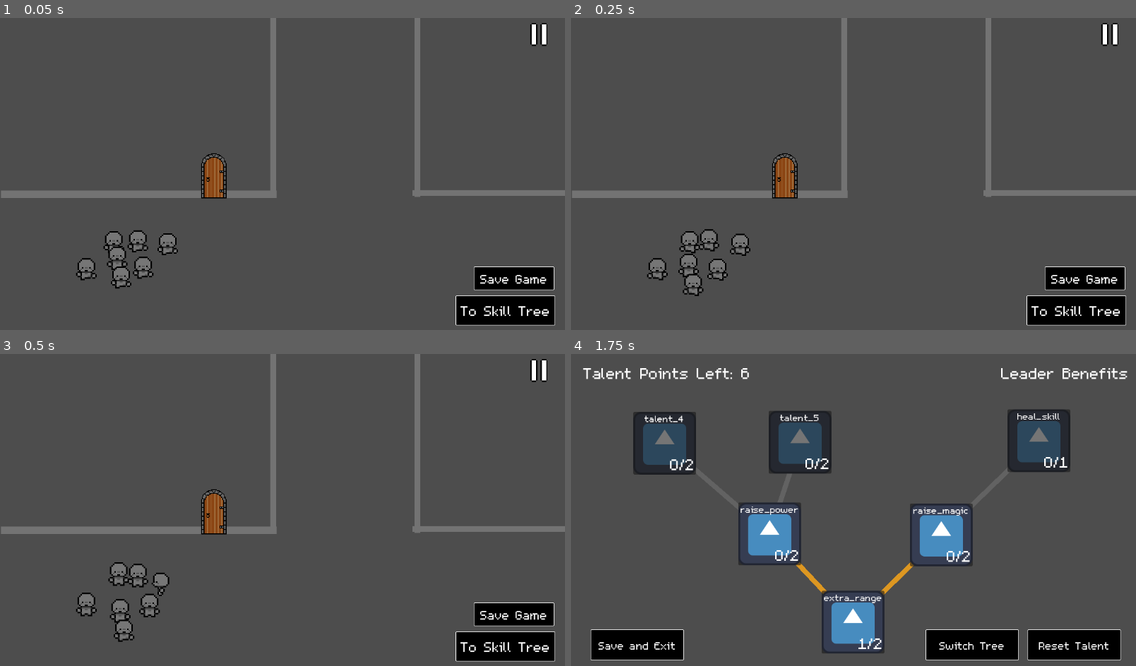
Above: before the commit, frames 1-4 (two rows, left to right).
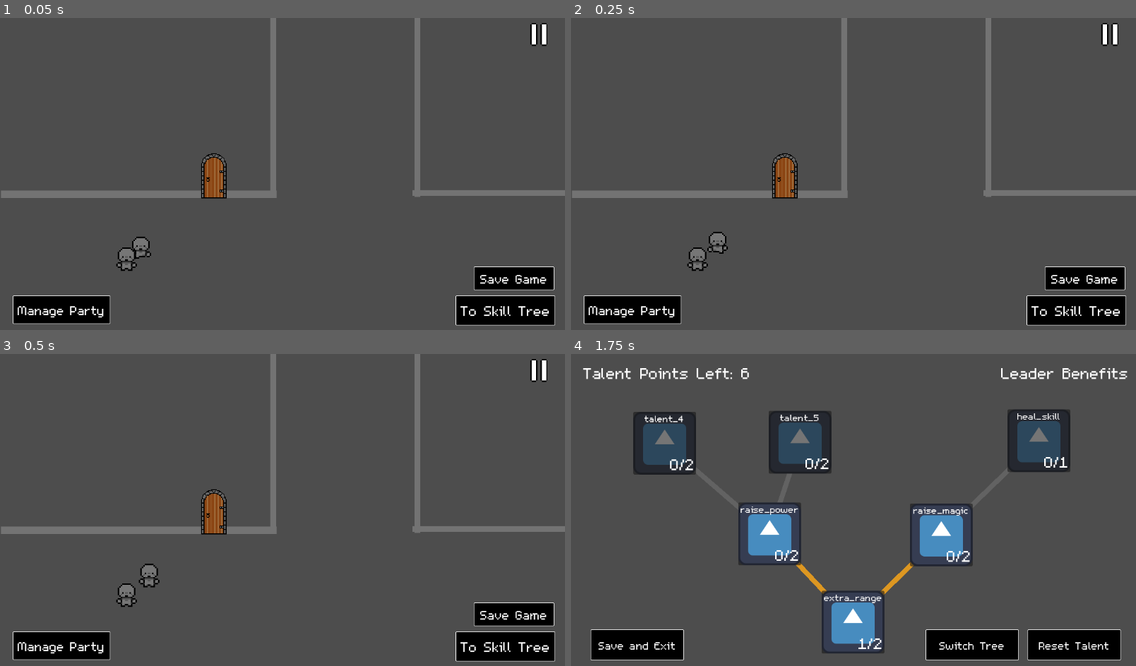
Above: after the commit, the same moments.

Repository: DubiousDuck/Manny-Takes-on-Upper-Management
Game: Godot game, scene res://overworld/sample_overworld.tscn
The game is run twice, just before and just after one commit, with the same random seed, the same clock (stepped at 60 frames per second) and the same inputs. The engine's default icon, where the game draws it, is replaced by a stand-in: a white triangle on a blue panel in a dark square.
Inputs:
- Up to frame 1 (0.05 s): no input
- Up to frame 2 (0.25 s): no input
- Up to frame 3 (0.5 s): no input
- Up to frame 4 (1.75 s): click "To Skill Tree" at 0.5 s; click "0/2" at 1.25 s

The runs differ from the first frame. In frame 1, 2.8% of the frame differs, in the area x 2-32%, y 68-99%; in frame 2, 2.9%; in frame 3, 3.0%, in the area x 2-30%, y 66-99%; in frame 4, nothing differs.

Commit message:
party management system

Diff:
--- a/Global/event_bus.gd
+++ b/Global/event_bus.gd
@@ -26,6 +26,10 @@
 signal disable_all_nodes()
 signal reset_talent_levels()
 
+#Party management
+signal dragging_start()
+signal dragging_stop()
+
 #UI
 signal ui_element_started
 signal ui_element_ended
--- a/Global/global.gd
+++ b/Global/global.gd
@@ -56,6 +56,14 @@
 		talent_type.COMPANY:
 			_company_talent.merge(target, true)
 
+## Current Party related
+
+## Determines the maximum amount of party members
+var max_party_num: int = 3
+
+var current_party: Array[UnitData] = []
+var reserves: Array[UnitData] = []
+
 ## Player input signals
 
 func _input(event):
@@ -86,9 +94,16 @@
 
 	#load data
 	load_player_data(DEBUG_INT)
-	#read and copy talents
-	copy_talent_dict_from(talent_type.PROTAG, player_data.protag_talents)
-	copy_talent_dict_from(talent_type.COMPANY, player_data.company_talents)
+
+	# TODO REMOVE ME after party management system done
+	if current_party.size() <= 0:
+		var protag = preload("res://unit/params/protagonist.tres")
+		var fighter = preload("res://unit/params/fighter.tres")
+		current_party.append_array([protag, fighter])
+	if reserves.size() <= 0:
+		var mage = preload("res://unit/params/mage.tres")
+		var ranger = preload("res://unit/params/ranger.tres")
+		reserves.append_array([mage, ranger])
 
 func verify_directory(path : String):
 	DirAccess.make_dir_absolute(path)
@@ -121,11 +136,27 @@
 	if !data:
 		return
 	player_data = data.duplicate(true)
+
+	#read and copy talents
+	copy_talent_dict_from(talent_type.PROTAG, player_data.protag_talents)
+	copy_talent_dict_from(talent_type.COMPANY, player_data.company_talents)
+
+	#copy current_party
+	max_party_num = player_data.max_party_num
+	current_party = player_data.current_party
+	reserves = player_data.reserves
+
 	print("- Loaded player data")
 
 func save_player_data(save : int):
 	#save talents
 	player_data.protag_talents = _protag_talent.duplicate(true)
 	player_data.company_talents = _company_talent.duplicate(true)
+
+	#save current party
+	player_data.max_party_num = max_party_num
+	player_data.current_party = current_party
+	player_data.reserves = reserves
+
 	ResourceSaver.save(player_data, save_path + player_save_file + str(save) + save_extension)
 	print("- Saved player data")
--- a/global/player_data.gd
+++ b/global/player_data.gd
@@ -7,3 +7,8 @@
 ## Activated talents
 @export var protag_talents: Dictionary = {}
 @export var company_talents: Dictionary = {}
+
+## Current party
+@export var max_party_num: int = 3
+@export var current_party: Array[UnitData] = []
+@export var reserves: Array[UnitData] = []
--- a/other_components/cell_highlights.gd
+++ b/other_map_components/cell_highlights.gd
@@ -7,7 +7,7 @@
 const MOVE_RANGE_HIGHLIGHT : Color = Color(0, 0, 1, 0.5)
 const ENEMY_RANGE_HIGHLIGHT: Color = Color(1, 0, 0, 0.3)
 
-@onready var highlight_tile = preload("res://other_components/highight_tile.tscn")
+@onready var highlight_tile = preload("res://other_map_components/highight_tile.tscn")
 var all_current_highlights : Dictionary = {}
 
 func _ready():
--- a/other_components/highight_tile.tscn
+++ b/other_map_components/highight_tile.tscn
@@ -1,6 +1,6 @@
 [gd_scene load_steps=2 format=3 uid="uid://co8sjf0b3c6n8"]
 
-[ext_resource type="Texture2D" uid="uid://b6atey8s6y4na" path="res://other_components/hex_grid_white.png" id="1_f1was"]
+[ext_resource type="Texture2D" uid="uid://b6atey8s6y4na" path="res://other_map_components/hex_grid_white.png" id="1_f1was"]
 
 [node name="HighightTile" type="Sprite2D"]
 texture = ExtResource("1_f1was")
--- a/overworld/overworld.gd
+++ b/overworld/overworld.gd
@@ -2,8 +2,6 @@
 
 ## General class for any overworld
 class_name Overworld
-
-@export var follower_count: int = 10
 
 var follower_spawn_radius: float = 110
 
@@ -25,12 +23,16 @@
 	#make the game remember this is the last overworld loaded
 	Global.set_last_overworld(get_tree().current_scene.scene_file_path)
 
-	spawn_followers(follower_count)
+	spawn_followers(Global.current_party.size()-1)
 
 func _on_to_talent_page_pressed():
-	var talent_scene = preload("res://skill_tree/skill_tree.tscn")
+	var talent_scene = preload("res://overworld/skill_tree/skill_tree.tscn")
 	get_tree().change_scene_to_packed(talent_scene)
 
 func _on_save_pressed():
 	# TODO: change DEBUG_INT
 	Global.save_player_data(Global.DEBUG_INT)
+
+func _on_party_manage_pressed():
+	var party_manage = preload("res://overworld/party_comp/party_comp.tscn")
+	get_tree().change_scene_to_packed(party_manage)
--- /dev/null
+++ b/overworld/party_comp/draggable_member.gd
@@ -0,0 +1,32 @@
+extends Node2D
+
+class_name DraggableMember
+
+@export var unit_data: UnitData
+
+var is_draggable := false
+var is_dragging := false
+
+func _ready():
+	$Label.text = unit_data.unit_class
+
+func _process(delta):
+	#if unit is protanoist, can't be dragged out of current party
+	if unit_data.unit_class == "Protagonist":
+		return
+	if is_draggable:
+		if Input.is_action_just_pressed("LMB"):
+			EventBus.emit_signal("dragging_start")
+			is_dragging = true
+		if Input.is_action_pressed("LMB") and is_dragging:
+			global_position = get_global_mouse_position()
+		elif Input.is_action_just_released("LMB"):
+			is_dragging = false
+			EventBus.emit_signal("dragging_stop")
+
+func _on_area_2d_mouse_entered():
+	is_draggable = true
+
+func _on_area_2d_mouse_exited():
+	if !is_dragging:
+		is_draggable = false
--- /dev/null
+++ b/overworld/party_comp/draggable_member.tscn
@@ -0,0 +1,32 @@
+[gd_scene load_steps=4 format=3 uid="uid://bnyfkyjkxwm7h"]
+
+[ext_resource type="Script" path="res://overworld/party_comp/draggable_member.gd" id="1_e0v4q"]
+[ext_resource type="Texture2D" uid="uid://61aw7q134xxa" path="res://assets/unit_sprites/front_idle.png" id="1_o2cwy"]
+
+[sub_resource type="CapsuleShape2D" id="CapsuleShape2D_n2vlf"]
+radius = 38.0
+height = 110.0
+
+[node name="DraggableMember" type="Node2D"]
+script = ExtResource("1_e0v4q")
+
+[node name="Sprite2D" type="Sprite2D" parent="."]
+scale = Vector2(5.5625, 5.5625)
+texture = ExtResource("1_o2cwy")
+hframes = 4
+
+[node name="Area2D" type="Area2D" parent="."]
+
+[node name="CollisionShape2D" type="CollisionShape2D" parent="Area2D"]
+position = Vector2(0, 5)
+shape = SubResource("CapsuleShape2D_n2vlf")
+
+[node name="Label" type="Label" parent="."]
+offset_left = -39.0
+offset_top = -46.0
+offset_right = 39.0
+offset_bottom = -23.0
+horizontal_alignment = 1
+
+[connection signal="mouse_entered" from="Area2D" to="." method="_on_area_2d_mouse_entered"]
+[connection signal="mouse_exited" from="Area2D" to="." method="_on_area_2d_mouse_exited"]
--- /dev/null
+++ b/overworld/party_comp/droppable.gd
@@ -0,0 +1,54 @@
+extends Area2D
+
+class_name Droppable
+
+## constant pixel gap between members
+const GAP: int = 400
+
+@export var is_current_member: bool = false
+
+@onready var anchor = $Marker2D
+var members: Array[DraggableMember] = []
+
+func _ready():
+	EventBus.connect("dragging_start", _on_drag_start)
+	EventBus.connect("dragging_stop", _on_drag_stop)
+
+func init(array: Array[DraggableMember]):
+	members.append_array(array)
+	snap_to_queue()
+
+func snap_to_queue():
+	if members.size() <= 0:
+		return
+
+	var displacement = GAP/members.size()
+	for i in range(members.size()):
+		var offset = Vector2(displacement/2 + displacement*i-GAP/2, 0)
+		members[i].global_position = anchor.global_position + offset
+
+func _on_drag_start():
+	$ColorRect.show()
+
+func _on_drag_stop():
+	$ColorRect.hide()
+	snap_to_queue()
+
+func _on_area_entered(area):
+	if area.get_parent() is DraggableMember and !members.has(area.get_parent()):
+		if is_current_member and members.size() >= Global.max_party_num:
+			return
+		members.append(area.get_parent())
+		#print(members)
+
+#FIXME: resolve bug that might arise when a member is in both areas
+func _on_area_exited(area):
+	if area.get_parent() is DraggableMember and members.has(area.get_parent()):
+		members.erase(area.get_parent())
+		#print(members)
+
+func get_members_unit_data() -> Array[UnitData]:
+	var output: Array[UnitData] = []
+	for member in members:
+		output.append(member.unit_data)
+	return output
--- /dev/null
+++ b/overworld/party_comp/max_num.gd
@@ -0,0 +1,4 @@
+extends Label
+
+func _ready():
+	text = "Max Members: " + str(Global.max_party_num)
--- /dev/null
+++ b/overworld/party_comp/party_comp.gd
@@ -0,0 +1,37 @@
+extends Node2D
+
+class_name PartyComp
+
+const MEMBER = preload("res://overworld/party_comp/draggable_member.tscn")
+
+@onready var member_folder = $MemberFolder
+
+func _ready():
+	var reserves: Array[DraggableMember] = []
+	for unit_data in Global.reserves:
+		var a = MEMBER.instantiate()
+		a.unit_data = unit_data
+		reserves.append(a)
+		member_folder.add_child(a)
+
+	var party: Array[DraggableMember] = []
+	for unit_data in Global.current_party:
+		var	a = MEMBER.instantiate()
+		a.unit_data = unit_data
+		party.append(a)
+		member_folder.add_child(a)
+
+	$Reserves.init(reserves)
+	$CurrParty.init(party)
+
+func _process(delta):
+	#default all members that are not in CurrParty to reserves
+	for member in $MemberFolder.get_children():
+		if !$CurrParty.members.has(member) and !$Reserves.members.has(member):
+			member.global_position = $Reserves.anchor.global_position
+
+func _on_button_pressed():
+	Global.current_party = $CurrParty.get_members_unit_data()
+	Global.reserves = $Reserves.get_members_unit_data()
+	if Global.get_last_overworld() != "":
+		get_tree().change_scene_to_file(Global.get_last_overworld())
--- /dev/null
+++ b/overworld/party_comp/party_comp.tscn
@@ -0,0 +1,115 @@
+[gd_scene load_steps=5 format=3 uid="uid://bwbm8ftgxtwma"]
+
+[ext_resource type="Script" path="res://overworld/party_comp/party_comp.gd" id="1_2gams"]
+[ext_resource type="Script" path="res://overworld/party_comp/droppable.gd" id="2_dynxh"]
+[ext_resource type="Script" path="res://overworld/party_comp/max_num.gd" id="3_o86wr"]
+
+[sub_resource type="RectangleShape2D" id="RectangleShape2D_85k4d"]
+size = Vector2(1143, 249)
+
+[node name="PartyComp" type="Node2D"]
+script = ExtResource("1_2gams")
+
+[node name="CanvasLayer" type="CanvasLayer" parent="."]
+
+[node name="Label" type="Label" parent="CanvasLayer"]
+anchors_preset = 5
+anchor_left = 0.5
+anchor_right = 0.5
+offset_left = -160.5
+offset_right = 160.5
+offset_bottom = 51.0
+grow_horizontal = 2
+theme_override_font_sizes/font_size = 50
+text = "Party Management"
+
+[node name="Button" type="Button" parent="CanvasLayer"]
+anchors_preset = 2
+anchor_top = 1.0
+anchor_bottom = 1.0
+offset_left = 16.0
+offset_top = -90.0
+offset_right = 247.0
+offset_bottom = -16.0
+grow_vertical = 0
+theme_override_font_sizes/font_size = 45
+text = "Save and Exit"
+
+[node name="Camera2D" type="Camera2D" parent="."]
+position = Vector2(571, 326)
+
+[node name="CurrParty" type="Area2D" parent="."]
+position = Vector2(0, 3)
+script = ExtResource("2_dynxh")
+is_current_member = true
+metadata/_edit_group_ = true
+
+[node name="ColorRect" type="ColorRect" parent="CurrParty"]
+visible = false
+offset_left = 6.0
+offset_top = 49.0
+offset_right = 1146.0
+offset_bottom = 297.0
+color = Color(0, 0, 0, 0.5)
+
+[node name="CollisionShape2D" type="CollisionShape2D" parent="CurrParty"]
+position = Vector2(576.5, 172.5)
+shape = SubResource("RectangleShape2D_85k4d")
+
+[node name="Marker2D" type="Marker2D" parent="CurrParty"]
+position = Vector2(578, 175)
+
+[node name="Label" type="Label" parent="CurrParty"]
+offset_left = 18.0
+offset_top = 55.0
+offset_right = 262.0
+offset_bottom = 114.0
+theme_override_font_sizes/font_size = 50
+text = "Party Members"
+
+[node name="MaxNum" type="Label" parent="CurrParty"]
+offset_left = 897.0
+offset_top = 234.0
+offset_right = 1141.0
+offset_bottom = 293.0
+theme_override_font_sizes/font_size = 40
+text = "Max Members:"
+horizontal_alignment = 2
+vertical_alignment = 2
+script = ExtResource("3_o86wr")
+
+[node name="Reserves" type="Area2D" parent="."]
+position = Vector2(1, 335)
+script = ExtResource("2_dynxh")
+metadata/_edit_group_ = true
+
+[node name="ColorRect" type="ColorRect" parent="Reserves"]
+visible = false
+offset_left = 6.0
+offset_top = 28.0
+offset_right = 1146.0
+offset_bottom = 276.0
+color = Color(0.087, 0.087, 0.087, 0.45)
+
+[node name="CollisionShape2D" type="CollisionShape2D" parent="Reserves"]
+position = Vector2(576.5, 150.5)
+shape = SubResource("RectangleShape2D_85k4d")
+
+[node name="Marker2D" type="Marker2D" parent="Reserves"]
+position = Vector2(574, 177)
+
+[node name="Label" type="Label" parent="Reserves"]
+offset_left = 17.0
+offset_top = 35.0
+offset_right = 261.0
+offset_bottom = 94.0
+theme_override_font_sizes/font_size = 50
+text = "Reserves"
+
+[node name="MemberFolder" type="Node2D" parent="."]
+
+[connection signal="pressed" from="CanvasLayer/Button" to="." method="_on_button_pressed"]
+[connection signal="area_entered" from="CurrParty" to="CurrParty" method="_on_area_entered"]
+[connection signal="area_exited" from="CurrParty" to="CurrParty" method="_on_area_exited"]
+[connection signal="area_entered" from="Reserves" to="Reserves" method="_on_area_entered"]
+[connection signal="area_exited" from="Reserves" to="Reserves" method="_on_area_exited"]
--- a/overworld/sample_overworld.tscn
+++ b/overworld/sample_overworld.tscn
@@ -21,7 +21,6 @@
 [node name="SampleOverworld" type="Node2D"]
 y_sort_enabled = true
 script = ExtResource("1_o2m1g")
-follower_count = 6
 
 [node name="CanvasLayer" type="CanvasLayer" parent="."]
 
@@ -40,6 +39,18 @@
 offset_bottom = 556.0
 theme_override_font_sizes/font_size = 40
 text = "Save Game"
+
+[node name="PartyManage" type="Button" parent="CanvasLayer"]
+anchors_preset = 2
+anchor_top = 1.0
+anchor_bottom = 1.0
+offset_left = 25.0
+offset_top = -83.0
+offset_right = 226.0
+offset_bottom = -23.0
+grow_vertical = 0
+theme_override_font_sizes/font_size = 40
+text = "Manage Party"
 
 [node name="PauseCanvasLayer" parent="." instance=ExtResource("2_ss2h4")]
 
@@ -140,5 +151,6 @@
 
 [connection signal="pressed" from="CanvasLayer/ToTalentPage" to="." method="_on_to_talent_page_pressed"]
 [connection signal="pressed" from="CanvasLayer/Save" to="." method="_on_save_pressed"]
+[connection signal="pressed" from="CanvasLayer/PartyManage" to="." method="_on_party_manage_pressed"]
 [connection signal="body_entered" from="Door" to="Door" method="_on_body_entered"]
 [connection signal="body_exited" from="Door" to="Door" method="_on_body_exited"]
--- a/skill_tree/skill_tree.tscn
+++ b/overworld/skill_tree/skill_tree.tscn
@@ -1,7 +1,7 @@
 [gd_scene load_steps=3 format=3 uid="uid://brud1l1y65nmt"]
 
-[ext_resource type="Script" path="res://skill_tree/skill_tree.gd" id="1_ciwct"]
-[ext_resource type="PackedScene" uid="uid://b65vkeagk8n6r" path="res://skill_tree/talents/talent_node.tscn" id="2_sbq3o"]
+[ext_resource type="Script" path="res://overworld/skill_tree/skill_tree.gd" id="1_ciwct"]
+[ext_resource type="PackedScene" uid="uid://b65vkeagk8n6r" path="res://overworld/skill_tree/talents/talent_node.tscn" id="2_sbq3o"]
 
 [node name="SkillTree" type="Control" node_paths=PackedStringArray("top_nodes")]
 layout_mode = 3
--- a/skill_tree/talents/talent_node.tscn
+++ b/overworld/skill_tree/talents/talent_node.tscn
@@ -1,6 +1,6 @@
 [gd_scene load_steps=3 format=3 uid="uid://b65vkeagk8n6r"]
 
-[ext_resource type="Script" path="res://skill_tree/talents/talent_node.gd" id="1_xpt0h"]
+[ext_resource type="Script" path="res://overworld/skill_tree/talents/talent_node.gd" id="1_xpt0h"]
 [ext_resource type="Texture2D" uid="uid://b72ioykwqhufk" path="res://icon.svg" id="2_tdsw0"]
 
 [node name="TalentNode" type="TextureButton"]
--- a/skills/basic_shoot.tres
+++ b/skills/basic_shoot.tres
@@ -9,4 +9,5 @@
 targets = 1
 affinity = 0
 range = 2
+area = 0
 skill_effects = Array[Vector2i]([Vector2i(0, 1)])
--- a/skills/magic_shot.tres
+++ b/skills/magic_shot.tres
@@ -4,9 +4,10 @@
 
 [resource]
 script = ExtResource("1_obn1n")
-name = "Rubber Band Shoot"
+name = "Magical Shot"
 type = 0
 targets = 1
-affinity = 0
+affinity = 1
 range = 2
+area = 0
 skill_effects = Array[Vector2i]([Vector2i(0, 1)])
--- a/stages/battlefield.tscn
+++ b/stages/battlefield.tscn
@@ -3,7 +3,7 @@
 [ext_resource type="PackedScene" uid="uid://dfdd8xbpcid00" path="res://map/tile_map_test.tscn" id="1_h80nl"]
 [ext_resource type="Script" path="res://stages/level.gd" id="1_ncysa"]
 [ext_resource type="PackedScene" uid="uid://swx1ag0pr6hh" path="res://ui/pause_menu/pause_canvas_layer.tscn" id="2_pm0yv"]
-[ext_resource type="Script" path="res://other_components/cell_highlights.gd" id="3_gevof"]
+[ext_resource type="Script" path="res://other_map_components/cell_highlights.gd" id="3_gevof"]
 [ext_resource type="Script" path="res://unit/UnitGroupController.gd" id="3_o4i10"]
 [ext_resource type="Script" path="res://unit/UnitContainer.gd" id="3_r2aph"]
 [ext_resource type="PackedScene" uid="uid://s6hbciun8a1p" path="res://unit/unit.tscn" id="4_c4dfy"]
--- a/stages/demo_field.tscn
+++ b/stages/demo_field.tscn
@@ -1,15 +1,16 @@
-[gd_scene load_steps=12 format=4 uid="uid://bjc751e4ol5ld"]
+[gd_scene load_steps=13 format=4 uid="uid://bjc751e4ol5ld"]
 
 [ext_resource type="Script" path="res://stages/level.gd" id="1_1snh2"]
 [ext_resource type="PackedScene" uid="uid://dfdd8xbpcid00" path="res://map/tile_map_test.tscn" id="2_hegcs"]
 [ext_resource type="PackedScene" uid="uid://swx1ag0pr6hh" path="res://ui/pause_menu/pause_canvas_layer.tscn" id="2_i3ck5"]
-[ext_resource type="Script" path="res://other_components/cell_highlights.gd" id="3_v4sia"]
+[ext_resource type="Script" path="res://other_map_components/cell_highlights.gd" id="3_v4sia"]
 [ext_resource type="Script" path="res://unit/UnitGroupController.gd" id="4_ifsfs"]
 [ext_resource type="Script" path="res://unit/UnitContainer.gd" id="5_ypjfd"]
 [ext_resource type="PackedScene" uid="uid://s6hbciun8a1p" path="res://unit/unit.tscn" id="6_vkavw"]
 [ext_resource type="Script" path="res://unit/PlayerUnit.gd" id="7_fxfs3"]
 [ext_resource type="Resource" uid="uid://b2xolay11juv8" path="res://unit/params/protagonist.tres" id="8_wudo6"]
 [ext_resource type="Resource" uid="uid://d35bvyq0lgfdj" path="res://unit/params/ranger.tres" id="9_mfhmk"]
+[ext_resource type="Resource" uid="uid://khrwg3mnex64" path="res://unit/params/fighter.tres" id="11_ycujn"]
 [ext_resource type="Script" path="res://unit/EnemyUnit.gd" id="13_e31i5"]
 
 [node name="Battlefield2" type="Node2D" node_paths=PackedStringArray("tile_map")]
@@ -37,7 +38,7 @@
 is_player_controlled = true
 
 [node name="Protag" parent="Units/PlayerGroup" instance=ExtResource("6_vkavw")]
-position = Vector2(123, 193)
+position = Vector2(125, 186)
 script = ExtResource("7_fxfs3")
 unit_data = ExtResource("8_wudo6")
 
@@ -48,7 +49,6 @@
 [node name="PlayerUnit3" parent="Units/PlayerGroup" instance=ExtResource("6_vkavw")]
 position = Vector2(54, 146)
 script = ExtResource("7_fxfs3")
-unit_data = ExtResource("9_mfhmk")
 
 [node name="EnemyGroup" type="Node2D" parent="Units"]
 script = ExtResource("5_ypjfd")
@@ -56,6 +56,7 @@
 [node name="EnemyUnit" parent="Units/EnemyGroup" instance=ExtResource("6_vkavw")]
 position = Vector2(430, 181)
 script = ExtResource("13_e31i5")
+unit_data = ExtResource("11_ycujn")
 
 [node name="EnemyUnit2" parent="Units/EnemyGroup" instance=ExtResource("6_vkavw")]
 position = Vector2(508, 228)
--- a/stages/kevin_test.tscn
+++ b/stages/kevin_test.tscn
@@ -3,7 +3,7 @@
 [ext_resource type="Script" path="res://stages/level.gd" id="1_6p42v"]
 [ext_resource type="PackedScene" uid="uid://swx1ag0pr6hh" path="res://ui/pause_menu/pause_canvas_layer.tscn" id="2_83lvm"]
 [ext_resource type="PackedScene" uid="uid://dfdd8xbpcid00" path="res://map/tile_map_test.tscn" id="2_kqcs5"]
-[ext_resource type="Script" path="res://other_components/cell_highlights.gd" id="3_15yrc"]
+[ext_resource type="Script" path="res://other_map_components/cell_highlights.gd" id="3_15yrc"]
 [ext_resource type="Script" path="res://unit/UnitGroupController.gd" id="4_ene1a"]
 [ext_resource type="Script" path="res://unit/UnitContainer.gd" id="5_3d7nl"]
 [ext_resource type="PackedScene" uid="uid://s6hbciun8a1p" path="res://unit/unit.tscn" id="6_ih3ny"]
--- a/stages/level.gd
+++ b/stages/level.gd
@@ -12,10 +12,11 @@
 	EventBus.connect("battle_ended", _on_battle_ended)
 
 	HexNavi.set_current_map(tile_map)
-	unit_group_control.init()
 
 	read_talent_and_apply(Global.talent_type.PROTAG)
 	read_talent_and_apply(Global.talent_type.COMPANY)
+
+	unit_group_control.init()
 
 func _on_battle_ended(result: int):
 	var a = battle_outcome.instantiate()
--- a/unit/UnitContainer.gd
+++ b/unit/UnitContainer.gd
@@ -32,12 +32,35 @@
 	if !tile_map_test: # Always check for null!
 		push_warning("TileMap not found at path: " + str(tilemap_path)) # More informative warning
 
-func init():
 	for unit in get_children():
 		units.append(unit)
+
+	##Read and assign unit data
+	if is_player_controlled:
+		var unit_data_array: Array[UnitData] = Global.current_party.duplicate(true)
+		unit_data_array.erase(preload("res://unit/params/protagonist.tres"))
+		var unassigned: Array[Unit] = units.duplicate(true)
+		unassigned.erase(find_child("Protag")) #NOTICE Assumes that protag has been set up in the editor already
+
+		for index in range(unit_data_array.size()):
+			unassigned[index].unit_data = unit_data_array[index]
+
+		for unit in units:
+			if unit.unit_data == null:
+				unit.queue_free()
+			else:
+				unit.load_unit_data()
+	else:
+		#TODO: Dynamically set enemies based on parameters
+		for unit in units:
+			unit.load_unit_data()
+
+	print(name + " has " + str(units.size()) + " units")
+
+func init():
+	for unit in units:
 		if unit is Unit:
 			unit.init()
-	print(name + " has " + str(units.size()) + " units")
 
 func round_start():
 	for unit in units:
--- a/unit/UnitGroupController.gd
+++ b/unit/UnitGroupController.gd
@@ -197,7 +197,7 @@
 		#adjusting position of units to accomodate for unit stacking
 
 		for cell in occupied_cells.keys():
-			var displacement = 100/(occupied_cells[cell].size());
+			var displacement = 100/(occupied_cells[cell].size())
 			var num_stacked = 0
 			for unit in occupied_cells[cell]:
 				if(unit.unit_held.is_empty()):
--- a/unit/params/mage.tres
+++ b/unit/params/mage.tres
@@ -2,19 +2,19 @@
 
 [ext_resource type="Script" path="res://unit/params/unit_data.gd" id="1_tf2ja"]
 [ext_resource type="Script" path="res://skills/skill_info.gd" id="2_voedd"]
-[ext_resource type="Resource" uid="uid://b0eqr8p4qsvpi" path="res://skills/basic_shoot.tres" id="3_64h04"]
+[ext_resource type="Resource" uid="uid://csff25ylodec5" path="res://skills/magic_shot.tres" id="3_e1a4x"]
 [ext_resource type="Resource" uid="uid://mgaahup4u5tt" path="res://skills/wait.tres" id="4_k42ak"]
 
 [resource]
 script = ExtResource("1_tf2ja")
-unit_class = "Ranger"
+unit_class = "Mage"
 attributes = {
 0: 4,
-1: 3,
-2: 1,
+1: 1,
+2: 3,
 3: 2
 }
-skill_list = Array[ExtResource("2_voedd")]([ExtResource("3_64h04"), ExtResource("4_k42ak")])
+skill_list = Array[ExtResource("2_voedd")]([ExtResource("3_e1a4x"), ExtResource("4_k42ak")])
 rel = ""
 mood = 50
 money = 5
--- a/unit/unit.gd
+++ b/unit/unit.gd
@@ -62,6 +62,13 @@
 var damage_reduction: float = 0;
 
 func _ready():
+	_custom_ready()
+
+func _custom_ready(): #virtual functions for subclasses to do their own stuff
+	pass
+
+## read unit_data and set attributes
+func load_unit_data():
 	#read unit data and set attributes
 	max_health = unit_data.get_attribute("HP")
 	health = max_health
@@ -70,10 +77,6 @@
 	movement_range = unit_data.get_attribute("MOV")
 
 	skills = unit_data.skill_list
-	_custom_ready()
-
-func _custom_ready(): #virtual functions for subclasses to do their own stuff
-	pass
 
 func _process(delta):
 	if actions_avail.is_empty(): #if there are no available actions left
--- a/unit/unit.tscn
+++ b/unit/unit.tscn
@@ -1,8 +1,7 @@
-[gd_scene load_steps=10 format=3 uid="uid://s6hbciun8a1p"]
+[gd_scene load_steps=9 format=3 uid="uid://s6hbciun8a1p"]
 
 [ext_resource type="Script" path="res://unit/unit.gd" id="1_5ne20"]
 [ext_resource type="Shader" path="res://unit/unit_sprite.gdshader" id="1_ipbkg"]
-[ext_resource type="Resource" uid="uid://khrwg3mnex64" path="res://unit/params/fighter.tres" id="2_j55d8"]
 [ext_resource type="PackedScene" uid="uid://bn48gasoxpaks" path="res://unit/unit_ui/skill_select.tscn" id="4_j4em8"]
 [ext_resource type="Texture2D" uid="uid://3colr5os47jl" path="res://assets/unit_sprites/side_idle.png" id="6_jkf6t"]
 [ext_resource type="AnimationLibrary" uid="uid://bpqlfovrbqirm" path="res://unit/unit_anim.res" id="8_4dskx"]
@@ -24,7 +23,6 @@
 position = Vector2(1.90735e-06, 1.90735e-06)
 scale = Vector2(2.48, 2.96)
 script = ExtResource("1_5ne20")
-unit_data = ExtResource("2_j55d8")
 
 [node name="ColorRect" type="ColorRect" parent="."]
 self_modulate = Color(1, 1, 1, 0.392157)
Renamed: other_components/hex_grid_blue.png -> other_map_components/hex_grid_blue.png
Not shown, changed: other_map_components/hex_grid_blue.png.import
Renamed: other_components/hex_grid_red.png -> other_map_components/hex_grid_red.png
Not shown, changed: other_map_components/hex_grid_red.png.import
Renamed: other_components/hex_grid_white.png -> other_map_components/hex_grid_white.png
Not shown, changed: other_map_components/hex_grid_white.png.import
Renamed: other_components/hex_grid_yellow.png -> other_map_components/hex_grid_yellow.png
Not shown, changed: other_map_components/hex_grid_yellow.png.import
Renamed: skill_tree/skill_tree.gd -> overworld/skill_tree/skill_tree.gd
Renamed: skill_tree/talents/talent_node.gd -> overworld/skill_tree/talents/talent_node.gd
